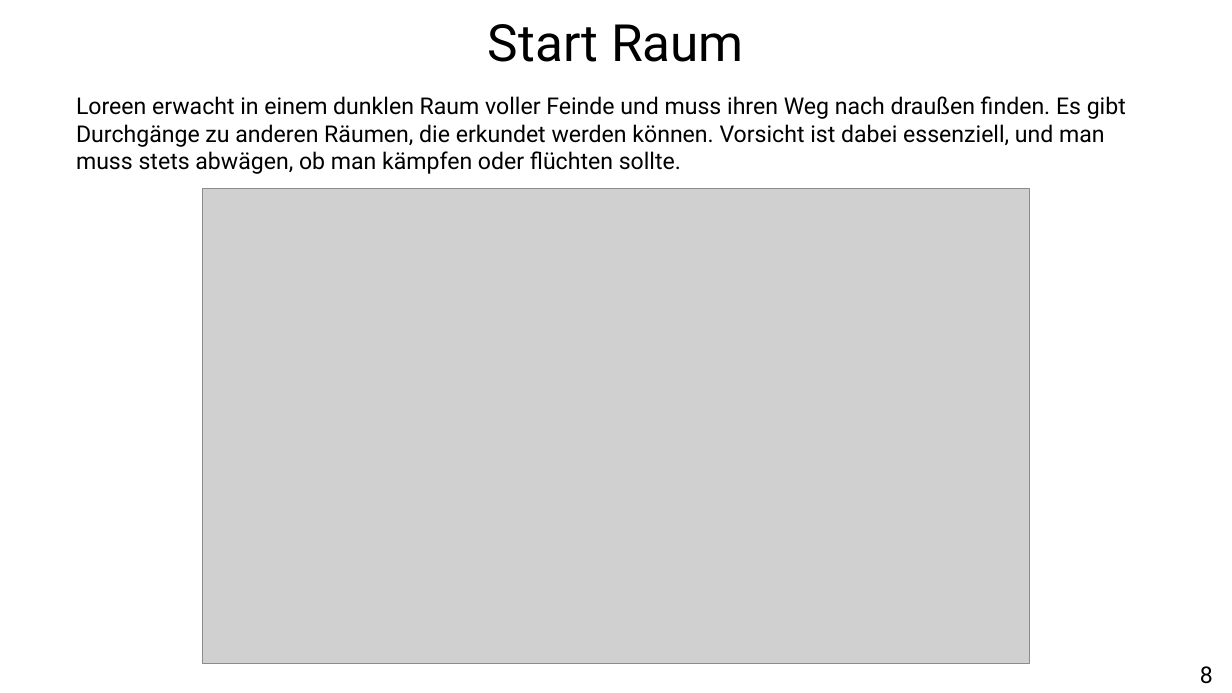
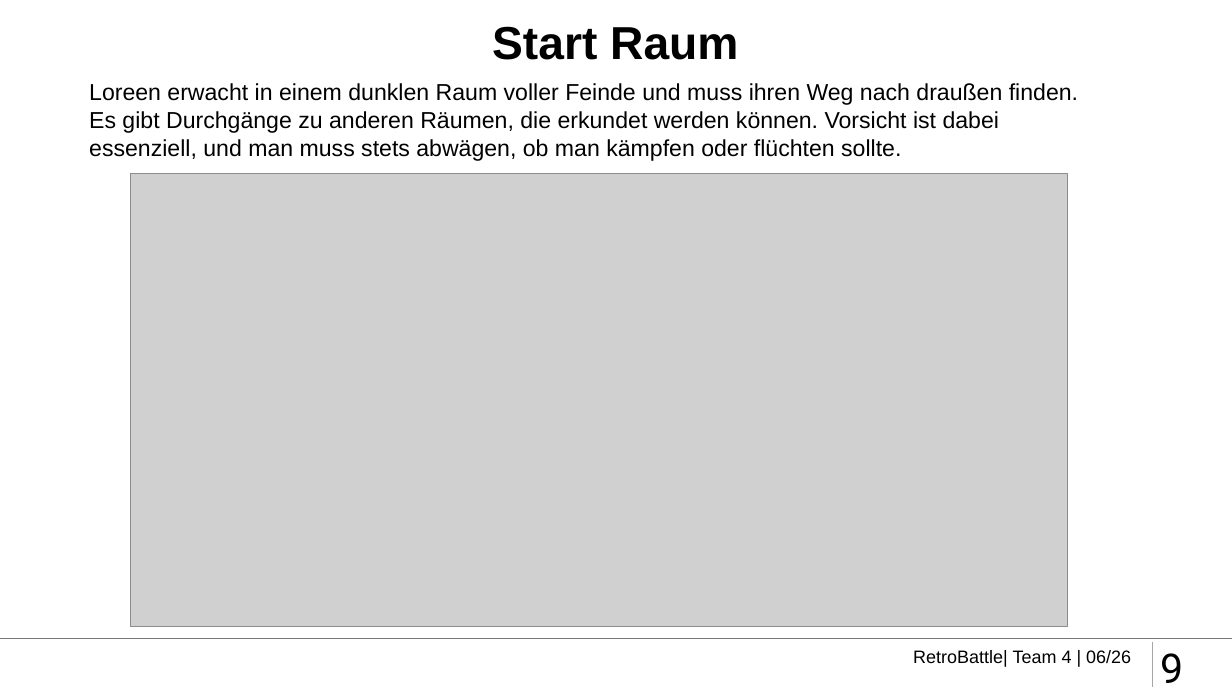
Before and after one commit to retroBattleDevs/retroBattle, a slide deck: slide 9 of etc/presentation/RetroBattle_Presentation.pptx (slide 8 before the commit). Drawn at 1232x693 pixels with LibreOffice and Linux fonts; fonts in the diff are those of the drawing; grey boxes stand for pictures; background and template pictures are left out. Boxes give left, top, right and bottom in pixels: in the first picture for what was removed or moved away, otherwise in the second. Text is boxed around its words. In the diff, an @@ line names an element or a change of style, - is before the commit and + after.

```diff
--- a/etc/presentation/RetroBattle_Presentation.pptx
+++ b/etc/presentation/RetroBattle_Presentation.pptx
@@ title "Start Raum" at (492, 26, 738, 60): size 40 to 36 pt, font Roboto to Arial, bold on; less space between paragraphs @@
@@ text "Loreen erwacht in einem dunklen ...": place and size @@
-text "Loreen erwacht in einem dunklen ..." at (76, 96, 1126, 174)
+text "Loreen erwacht in einem dunklen ..." at (89, 83, 1078, 161)
@@ text "Loreen erwacht in einem dunklen ..." at (89, 83, 1078, 161): font Roboto to Arial @@
@@ picture: place and size @@
-picture at (202, 189, 1030, 664)
+picture at (131, 174, 1067, 628)
@@ line added from (0, 639) to (1232, 639), #72777A 1 pt @@
@@ text added at (913, 650, 1131, 667), 14 pt, text #000000 @@
+RetroBattle| Team 4 | 06/26
@@ line added from (1153, 642) to (1153, 688), #A6A6A6 1 pt @@
@@ page number added at (1160, 653, 1183, 683), 32 pt, text #000000 @@
+9
@@ text removed at (1200, 666, 1213, 684) @@
-8
```
Also in this commit, not shown: 9 other slides changed, 6 slides added, 5 slides removed, 5 other files.
